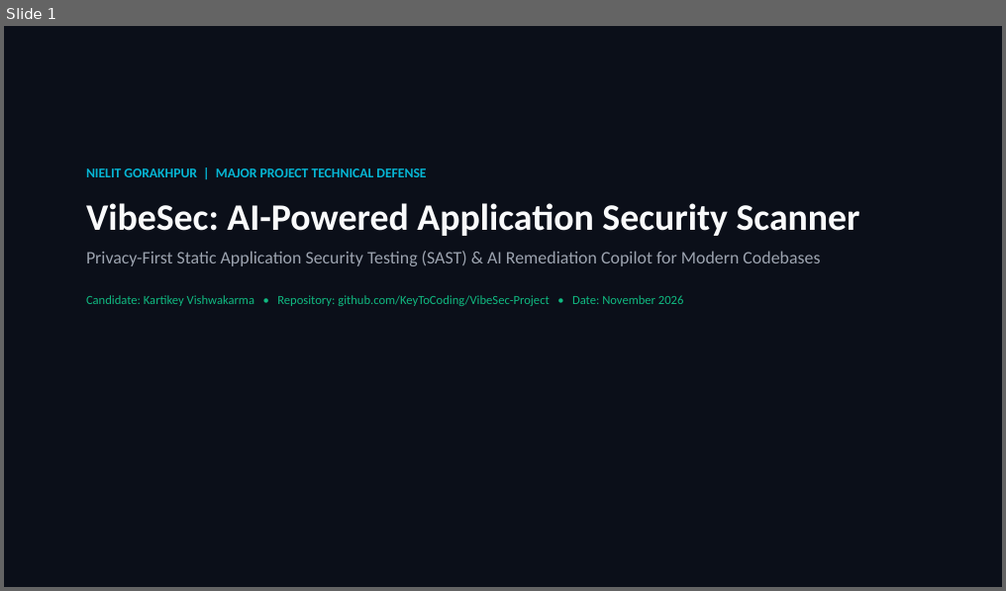
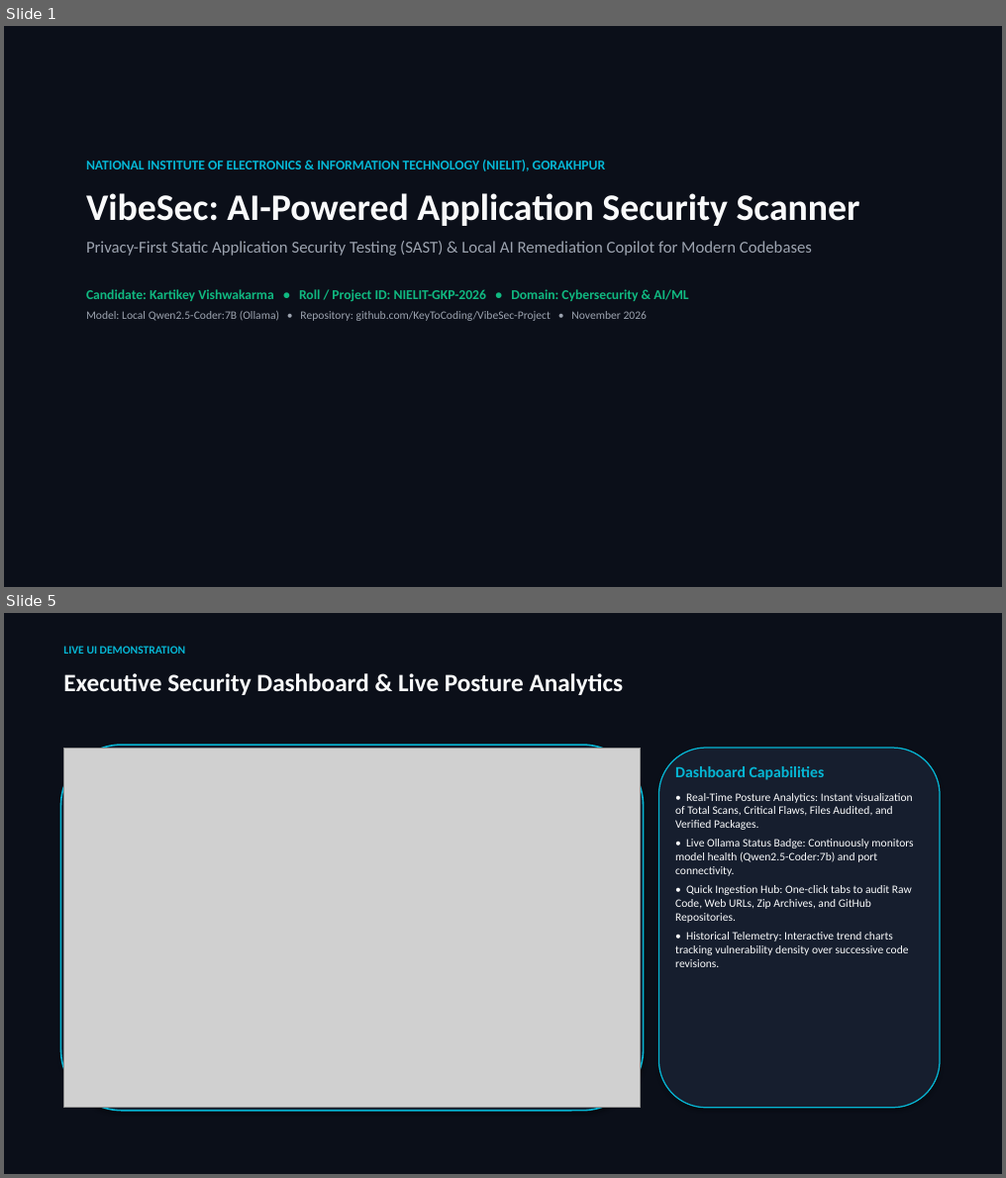
Before and after one commit to KeyToCoding/VibeSec-Project, a slide deck: docs/VibeSec_Final_Project_Presentation.pptx. Shown one above the other, each under a label of ours: slide 1 before the commit, slides 1 and 5 after it; the slides between them are not shown. The pictures are 1006x591 and 1006x1178 pixels, drawn with LibreOffice and Linux fonts; fonts in the diff are those of the drawing; grey boxes stand for pictures. Boxes give left, top, right and bottom in pixels: in the first picture for what was removed or moved away, otherwise in the second. Text is boxed around its words. In the diff, an @@ line names an element or a change of style, - is before the commit and + after.

```diff
--- a/docs/VibeSec_Final_Project_Presentation.pptx
+++ b/docs/VibeSec_Final_Project_Presentation.pptx
@@ slide 5 added at [4,613,1002,1174], background #FFFFFF @@
@@ rectangle added at [4,613,1002,1174], fill #0B0F19 @@
@@ text added at [63,646,185,654], 11 pt, text #06B6D4, bold @@
+LIVE UI DEMONSTRATION
@@ text added at [63,673,624,695], 24 pt, text #F9FAFB, bold @@
+Executive Security Dashboard & Live Posture Analytics
@@ rounded rectangle added at [60,745,644,1111], fill #161E2E, outline #06B6D4 1.5 pt @@
@@ picture added at [63,748,641,1108] @@
@@ rounded rectangle added at [659,748,940,1108], fill #161E2E, outline #06B6D4 1.2 pt @@
@@ text added at [675,766,913,967], 11 pt, text #F9FAFB @@
+Dashboard Capabilities
+• Real-Time Posture Analytics: Instant visualization of Total Scans, Critical Flaws, Files Audited, and Verified Packages.
+• Live Ollama Status Badge: Continuously monitors model health (Qwen2.5-Coder:7b) and port connectivity.
+• Quick Ingestion Hub: One-click tabs to audit Raw Code, Web URLs, Zip Archives, and GitHub Repositories.
+• Historical Telemetry: Interactive trend charts tracking vulnerability density over successive code revisions.
@@ slide 1 changed as well @@
@@ text "NATIONAL INSTITUTE OF ELECTRONICS & ...": place and size @@
-text "NATIONAL INSTITUTE OF ELECTRONICS & ..." at [86,169,860,306]
+text "NATIONAL INSTITUTE OF ELECTRONICS & ..." at [86,160,860,321]
@@ text at [86,160,606,172]: text changed @@
-NIELIT GORAKHPUR | MAJOR PROJECT TECHNICAL DEFENSE
+NATIONAL INSTITUTE OF ELECTRONICS & INFORMATION TECHNOLOGY (NIELIT), GORAKHPUR
@@ text at [86,241,812,321]: text changed; size 12 to 11 pt; text colour #10B981 to #9CA3AF @@
-Privacy-First Static Application Security Testing (SAST) & AI Remediation Copilot for Modern Codebases
-Candidate: Kartikey Vishwakarma • Repository: github.com/KeyToCoding/VibeSec-Project • Date: November 2026
+Privacy-First Static Application Security Testing (SAST) & Local AI Remediation Copilot for Modern Codebases
+Candidate: Kartikey Vishwakarma • Roll / Project ID: NIELIT-GKP-2026 • Domain: Cybersecurity & AI/ML
+Model: Local Qwen2.5-Coder:7B (Ollama) • Repository: github.com/KeyToCoding/VibeSec-Project • November 2026
```
Also in this commit, not shown: 3 other slides changed, 13 other slides added, 11 slides removed, 34 other files.
